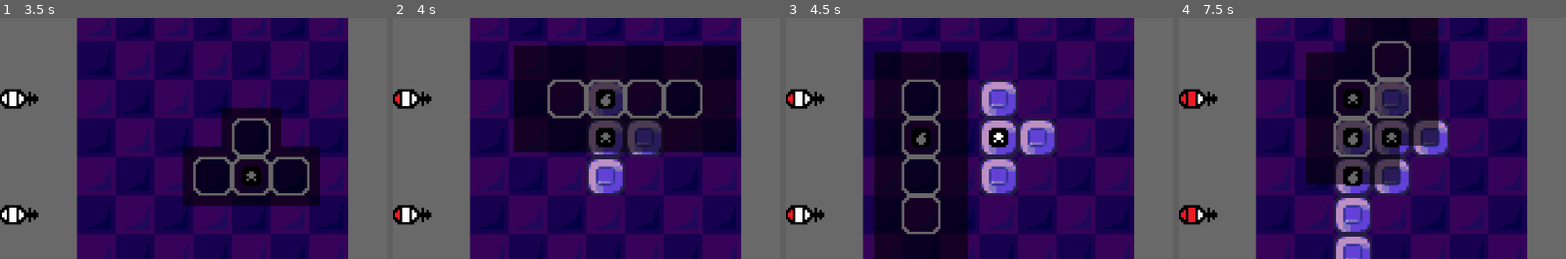
Above: before the commit, frames 1-4 (left to right).
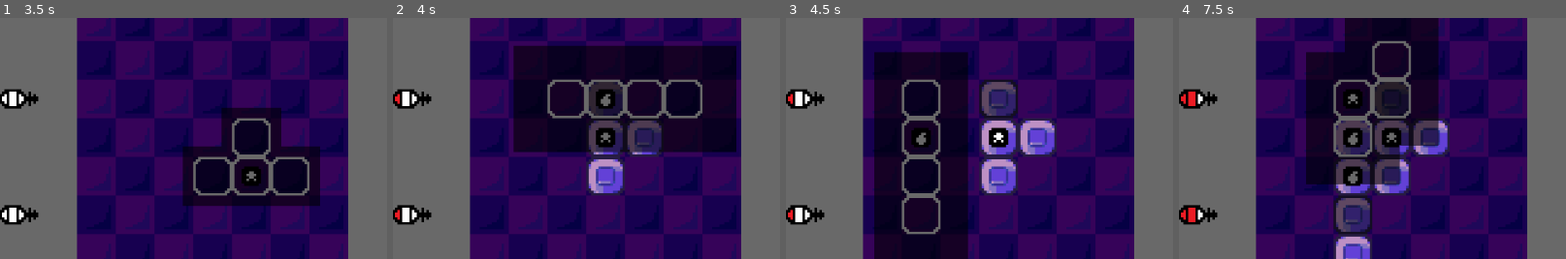
Above: after the commit, the same moments.

Repository: ijzm/LDJAM54
Game: Godot game, scene res://Levels/TSC.tscn
Same seed, same stepped clock (60 frames per second), same inputs: the game is played once before the commit and once after it. Sound files missing from this copy of the repository are replaced by a short silence.
Inputs (mouse positions are % of the whole screen's width and height, from its top left):
- Up to frame 1 (3.5 s): tap Enter at 0.5 s; move the mouse to (72, 45) at 0.52 s; hold D (Move_Right) 0.53-1.25 s; hold Z (Move_Drop) 0.53-1.25 s; click (72, 45) at 0.67 s; click "Play (Easy)" at 1.25 s; move the mouse to (30, 55) at 2.02 s; hold S (Move_Down) 2.03-2.78 s; tap Space (Move_Rotate_Clockwise) at 2.1 s; move the mouse to (60, 28) at 2.77 s; hold D (Move_Right) from 2.78 s (still down); hold Q (Move_Rotate_Counter_Clockwise) from 2.78 s (still down)
- Up to frame 2 (4 s): tap Space (Move_Rotate_Clockwise) at 3.5 s; move the mouse to (45, 70) at 3.52 s; release D (Move_Right) at 3.53 s; release Q (Move_Rotate_Counter_Clockwise) at 3.53 s; hold W (Move_Up) from 3.53 s (still down); tap Z (Move_Drop) at 3.6 s; click (45, 70) at 3.67 s
- Up to frame 3 (4.5 s): tap Enter at 4.25 s; move the mouse to (80, 65) at 4.27 s; release W (Move_Up) at 4.28 s; hold A (Move_Left) from 4.28 s (still down); hold Space (Move_Rotate_Clockwise) from 4.28 s (still down)
- Up to frame 4 (7.5 s): move the mouse to (20, 35) at 5.02 s; release Space (Move_Rotate_Clockwise) at 5.03 s; tap Q (Move_Rotate_Counter_Clockwise) at 5.1 s; move the mouse to (55, 50) at 5.77 s; release A (Move_Left) at 5.78 s; hold S (Move_Down) 5.78-6.53 s; hold Z (Move_Drop) 5.78-6.53 s; click (55, 50) at 5.92 s; tap Enter at 6.5 s; move the mouse to (35, 25) at 6.52 s; hold D (Move_Right) 6.53-7.28 s; tap Space (Move_Rotate_Clockwise) at 6.6 s; move the mouse to (72, 45) at 7.27 s; hold W (Move_Up) from 7.28 s (still down); hold Q (Move_Rotate_Counter_Clockwise) from 7.28 s (still down)
The pictures show only the part of the screen within x 48-98%, y 21-71%; the shares and areas given below are measured in that part.

Frame 1 is identical in both runs. In frame 2, 0.7% of the frame differs, in the area x 50-60%, y 26-41%; in frame 3, 1.5%; in frame 4, 2.6%, in the area x 40-60%, y 26-90%.

Commit message:
Changed Dim color for blocks on lasers

Diff:
--- a/Scripts/Game_Manager.gd
+++ b/Scripts/Game_Manager.gd
@@ -231,7 +231,7 @@
 		tween.tween_property(
 			t,
 			"modulate",
-			Color.WHITE,
+			Color.from_string("#808080", Color.GRAY),
 			0.5
 		)
 		#tween.tween_property(
Not shown, changed: Music/Lasers_firing.wav
